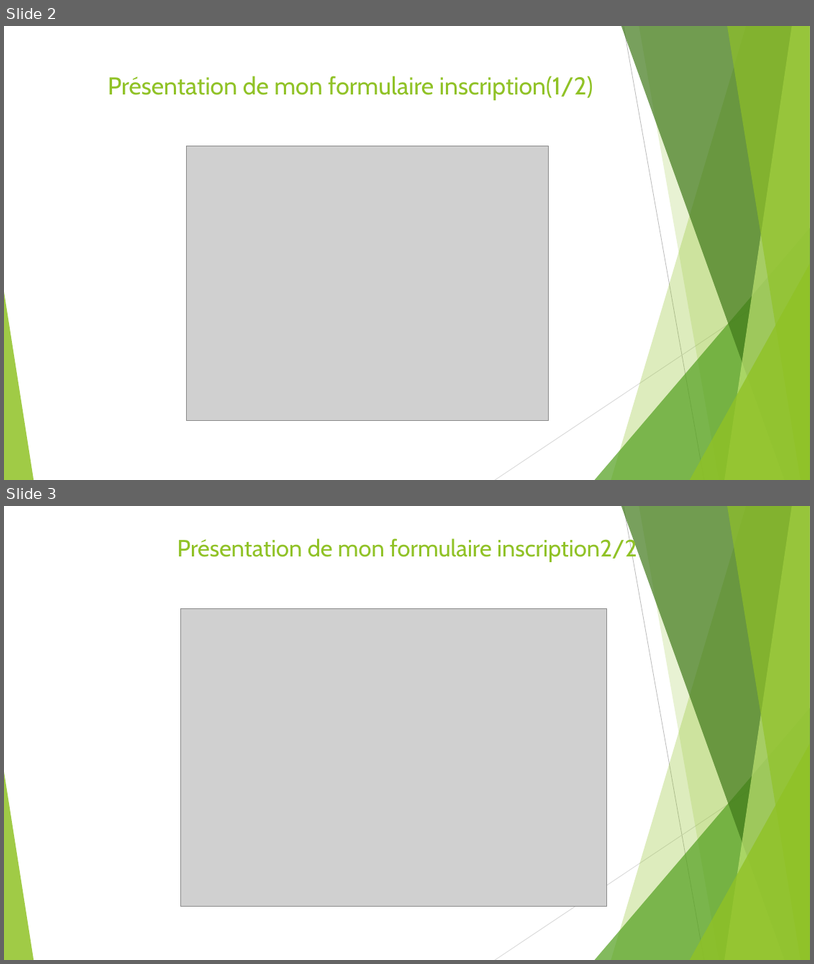
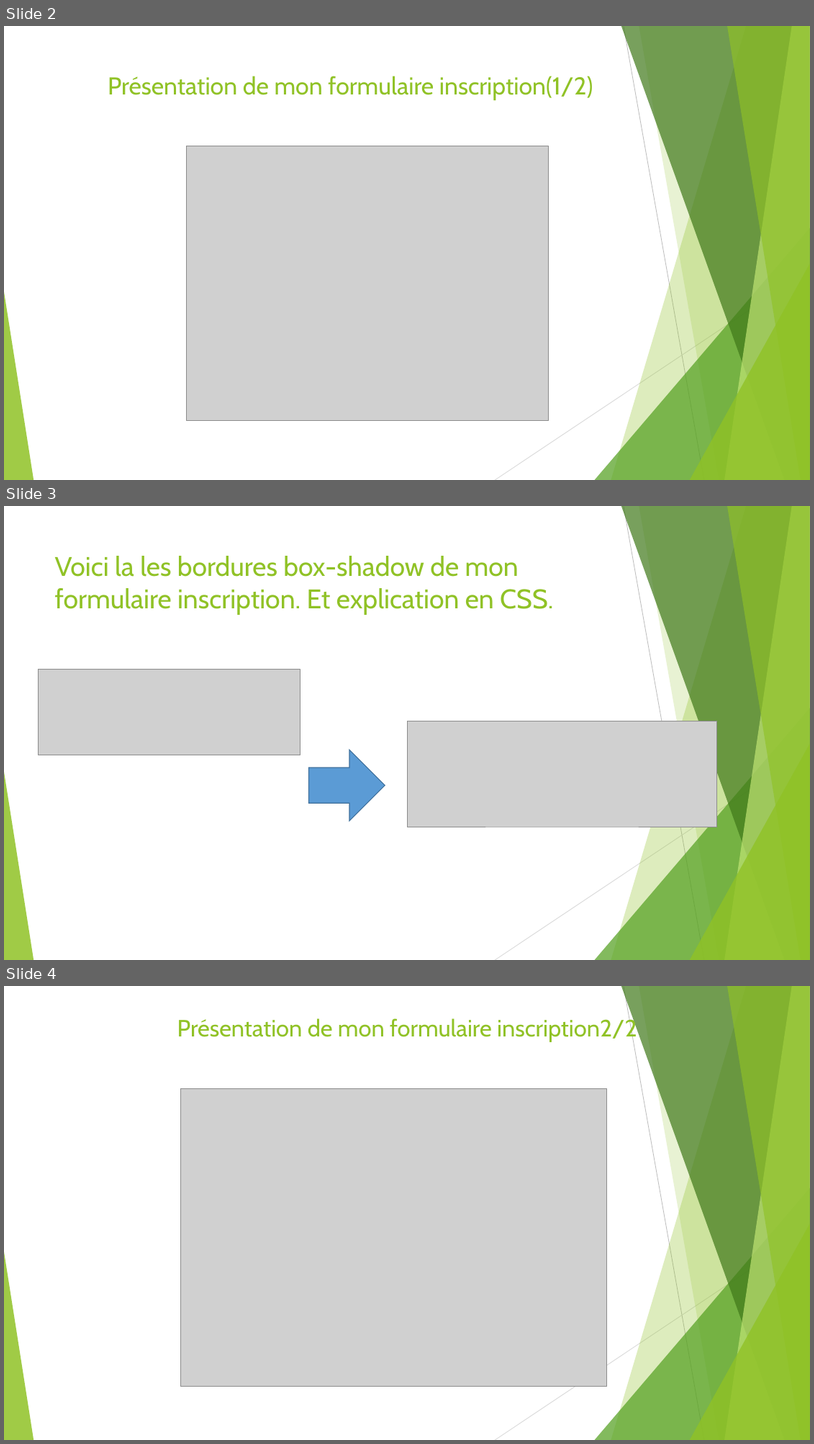
Before and after one commit to Kevin200122/DWWM, a slide deck: DossierProjetStage/DossierProjetBonus.odp. Shown one above the other, each under a label of ours: slides 2 and 3 before the commit, slides 2, 3 and 4 after it. The pictures are 814x964 and 814x1444 pixels, drawn with LibreOffice and Linux fonts; fonts in the diff are those of the drawing; grey boxes stand for pictures. Boxes give left, top, right and bottom in pixels: in the first picture for what was removed or moved away, otherwise in the second. Text is boxed around its words. In the diff, an @@ line names an element or a change of style, - is before the commit and + after.

```diff
--- a/DossierProjetStage/DossierProjetBonus.odp
+++ b/DossierProjetStage/DossierProjetBonus.odp
@@ slide 3 added at [4,506,810,960], background #FFFFFF; not listed: 10 template elements that a slide beside it also shows @@
@@ title added at [55,556,553,614], 32 pt, text #90C226 @@
+Voici la les bordures box-shadow de mon formulaire inscription. Et explication en CSS.
@@ picture added at [38,669,300,754] @@
@@ picture added at [407,721,718,826] @@
@@ freeform shape added at [309,750,385,821], fill #5B9BD5, outline #41719C 0.99 pt @@
@@ what was slide 3 is now slide 4 @@
```
Also in this commit, not shown: 8 slides changed, 1 other slide added, 2 other files.
